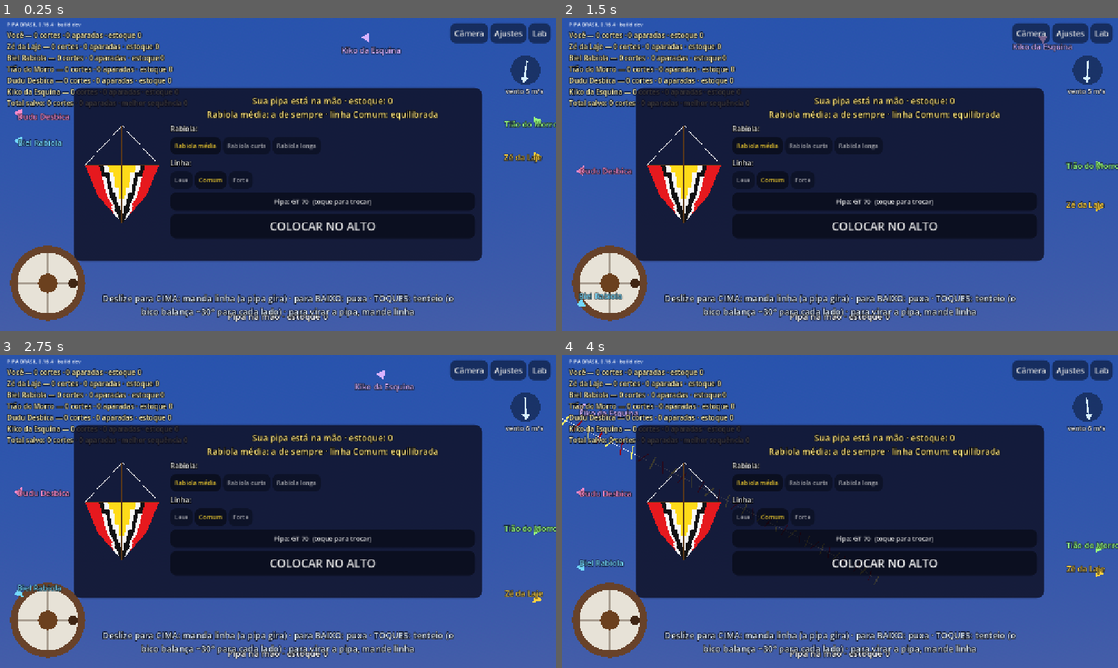
Above: before the commit, frames 1-4 (two rows, left to right).
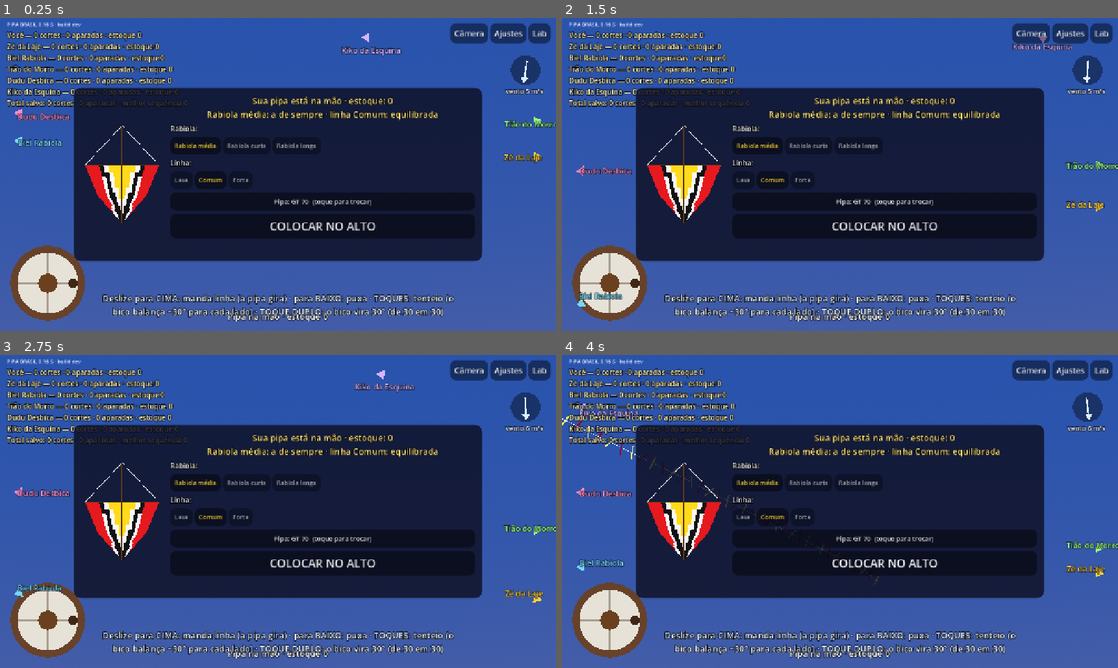
Above: after the commit, the same moments.

Repository: lucaskaeller201-ui/Pipa-Brasil
Game: Godot game, scene res://scenes/main/main.tscn
The game is run twice, just before and just after one commit, with the same random seed, the same clock (stepped at 60 frames per second) and the same inputs.
Inputs (mouse positions are in pixels of both pictures, inside the frame that each line leads up to):
- Up to frame 1 (0.25 s): no input
- Up to frame 2 (1.5 s): tap Enter at 0.5 s; move the mouse to (962, 158) at 0.52 s; hold Right 0.53-1.25 s; tap Z at 0.6 s; click (962, 158) at 0.67 s; tap Space at 0.77 s; drag from (728, 190) to (812, 237) at 1.27 s
- Up to frame 3 (2.75 s): move the mouse to (333, 442) at 2.02 s; hold Right from 2.03 s (still down); tap Q at 2.1 s
- Up to frame 4 (4 s): release Right at 2.75 s; drag from (812, 574) to (673, 464) at 2.77 s; move the mouse to (1006, 558) at 3.52 s; hold A from 3.53 s (still down); tap Z at 3.6 s; tap Space at 3.77 s

The runs differ from the first frame. In frame 1, 1.2% of the frame differs, in the area x 9-80%, y 1-96%; in frame 2, 1.2%; in frame 3, 1.2%; in frame 4, 1.2%.

Commit message:
0.16.5: toque duplo vira o bico de 30 em 30 (D-050)
Co-Authored-By: Claude Opus 5.5 <noreply@anthropic.com>
Claude-Session: https://claude.ai/code/session_01VcBVPpGPHbKMkWY2F5CwiY

Diff:
--- a/game/match/livre.gd
+++ b/game/match/livre.gd
@@ -60,12 +60,15 @@
 var _embalo := 0.0              # m/s de linha ainda saindo pelo embalo da carretilha
 var _toque_ate := -1.0          # até quando a mão recolhe a folga do desbico
 var _ultimo_lado := 1.0         # lado do último tenteio
-var _pendente := -1.0           # instante de um toque esperando para ver se vira duplo
+var _ultimo_toque := -99.0      # instante do último toque (s)
+var _ultimo_duplo := false      # o último toque fechou um toque duplo
 var _sentido := -1.0            # sentido do giro do último tenteio (+1/-1)
-## Tenteio (D-049): cada toque balança o bico ~30° para um lado e o próximo
-## para o outro, em volta da direção em que a pipa estava. Tocar rápido não
-## faz a pipa rodar. Rodar / virar a pipa para outra direção: mandar linha.
-const TOQUE_DUPLO_S := 0.22     ## s entre os dois toques do toque duplo
+## Tenteio (D-049, D-050): cada toque balança o bico ~30° para um lado e o
+## próximo para o outro, em volta da direção em que a pipa estava (tocar não
+## faz rodar). Toque DUPLO (dois toques bem juntos): a direção anda 30° para
+## o lado do toque — de 30 em 30 o bico vai para o lado, para baixo, ou dá a
+## volta (12 duplos = 360°).
+const TOQUE_DUPLO_S := 0.2      ## s entre os dois toques do toque duplo
 @export var graus_por_toque := 30.0
 
 # interface
@@ -314,16 +317,24 @@
 
 ## Tenteio pelo toque (D-041).
 func _tentear() -> void:
-	# cada toque: o bico vai ~30° para o outro lado (na hora, sem esperar)
-	_sentido = -_sentido
-	_desbicar(_sentido, _sentido, 1.0)
+	var agora := Time.get_ticks_msec() / 1000.0
+	if agora - _ultimo_toque < TOQUE_DUPLO_S and not _ultimo_duplo:
+		# 2º toque do duplo: mesmo lado, e a direção anda 30° (D-050)
+		_ultimo_duplo = true
+		_desbicar(_sentido, _sentido, 1.0, graus_por_toque)
+	else:
+		# toque simples: o bico vai ~30° para o outro lado (na hora)
+		_ultimo_duplo = false
+		_sentido = -_sentido
+		_desbicar(_sentido, _sentido, 1.0)
+	_ultimo_toque = agora
 
 
 func _ver_toque_pendente() -> void:
 	pass
 
 
-func _desbicar(lado: float, sentido := 0.0, escala := 1.0) -> void:
+func _desbicar(lado: float, sentido := 0.0, escala := 1.0, anda := 0.0) -> void:
 	var eu := modo.you()
 	if _automatico or eu == null or eu.cut or eu.pilot == null:
 		return
@@ -333,6 +344,7 @@
 	eu.input.kick_side = lado
 	eu.input.kick_spin = sentido
 	eu.input.kick_scale = escala
+	eu.input.kick_base_shift = anda
 	eu.pilot.trigger(Pilot.Impulse.DESBICAR_LADO, modo.world.time)
 	_embalo = 0.0
 
@@ -494,7 +506,7 @@
 	_banner.add_theme_constant_override("outline_size", 12)
 	_banner.visible = false
 	_dica = _rotulo(raiz, 20, Color(0.9, 0.95, 1.0), HORIZONTAL_ALIGNMENT_CENTER)
-	_dica.text = "Deslize para CIMA: manda linha (a pipa gira) · para BAIXO: puxa · TOQUES: tenteio (o bico balança ~30° para cada lado) · para virar a pipa, mande linha"
+	_dica.text = "Deslize para CIMA: manda linha (a pipa gira) · para BAIXO: puxa · TOQUES: tenteio (o bico balança ~30° para cada lado) · TOQUE DUPLO: o bico vira 30° (de 30 em 30)"
 	_dica.set_anchors_preset(Control.PRESET_CENTER_BOTTOM)
 	_dica.offset_left = -420.0
 	_dica.offset_right = 420.0
--- a/game/modes/free_mode.gd
+++ b/game/modes/free_mode.gd
@@ -122,6 +122,7 @@
 				f.input.kick_side = lado
 				f.input.kick_spin = 0.0
 				f.input.kick_scale = 1.0
+				f.input.kick_base_shift = 0.0
 				f.pilot.trigger(Pilot.Impulse.DESBICAR_LADO, t)
 			# Fujão: com a linha laçada (dá para ver), descarrega para escapar.
 			if p["profile"] == "fujao" and _lacado(f):
--- a/project.godot
+++ b/project.godot
@@ -7,7 +7,7 @@
 
 config/name="PIPA BRASIL"
 config/description="Simulador brasileiro de pipas em 3D"
-config/version="0.16.4"
+config/version="0.16.5"
 run/main_scene="res://scenes/main/main.tscn"
 config/features=PackedStringArray("4.7", "Mobile")
 config/icon="res://icon.svg"
--- a/sim/core/flyer.gd
+++ b/sim/core/flyer.gd
@@ -122,6 +122,7 @@
 		if input.kick_spin != 0.0:
 			k.kick_sign = signf(input.kick_spin)   # volta: continua no mesmo sentido (D-039)
 		k.kick_scale = input.kick_scale
+		k.kick_base_shift = input.kick_base_shift
 	# Memória da pressão: para a largada (puxa, e solta de uma vez no relô).
 	tension_memo = maxf(tension, tension_memo - 6.0 * h)
 	tenteio_age = 0.0 if k.spin_mode == KiteBody.SpinMode.SPIN_KICK else tenteio_age + h
--- a/sim/kite/kite_body.gd
+++ b/sim/kite/kite_body.gd
@@ -47,6 +47,7 @@
 const MURCHA_MAX_DEG := 20.0    ## tenteio: um lado da pipa "murcha" (inclina)
 var _tenteio_ativo := false ## o bico está seguindo o ângulo-alvo do tenteio
 var _tenteio_base := 0.0    ## direção do bico quando o tenteio começou (rad)
+var kick_base_shift := 0.0  ## graus que a direção anda neste toque (toque duplo)
 var _kick_prev := false
 const KICK_HOLD := 1.5 ## s: depois do último toque o bico fica onde parou
 var _spin_controlado := false
@@ -277,6 +278,9 @@
 					# manda linha (ela gira) e tenteia na direção nova.
 					if not _tenteio_ativo:
 						_tenteio_base = _nose_ang(nn)
+					# Toque duplo (D-050): a direção anda 30° junto, de 30 em 30
+					# dá para pôr o bico para o lado, para baixo, dar a volta.
+					_tenteio_base = wrapf(_tenteio_base - kick_sign * deg_to_rad(kick_base_shift), -PI, PI)
 					_hold_ang = wrapf(_tenteio_base - kick_sign * kick_scale * deg_to_rad(d.spin_kick_rate_deg), -PI, PI)
 					_tenteio_ativo = true
 			SpinMode.SPIN_LOCK:
--- a/sim/pilot/pilot_input.gd
+++ b/sim/pilot/pilot_input.gd
@@ -21,6 +21,9 @@
 var kick_spin := 0.0
 ## Tamanho do pulo do tenteio (1 = normal).
 var kick_scale := 1.0
+## Toque duplo (D-050): quantos graus a direção do tenteio anda junto, no
+## sentido do toque (0 = só balança em volta da direção).
+var kick_base_shift := 0.0
 
 
 func clear() -> void:
--- a/tests/scenarios/test_pipa_rio.gd
+++ b/tests/scenarios/test_pipa_rio.gd
@@ -281,3 +281,27 @@
 	if puxar_antes:
 		assert_eq(f.lunges, 1, "deu uma largada")
 	return dp.dot(dir0)
+
+
+## D-050: cada toque duplo anda 30° a direção do bico; 12 duplos = uma volta.
+## Entre os duplos o bico pode balançar, mas a direção vai andando.
+func test_toques_duplos_viram_o_bico_de_30_em_30() -> void:
+	var w := _voo()
+	var f: Flyer = w.flyers[0]
+	var giro := 0.0
+	var antes := f.nose_angle_deg()
+	for k in 12:
+		for toque in 2:
+			f.input.kick_spin = 1.0
+			f.input.kick_base_shift = 0.0 if toque == 0 else 30.0
+			f.pilot.trigger(Pilot.Impulse.DESBICAR_LADO, w.time)
+			for i in roundi((0.12 if toque == 0 else 0.3) / DT):
+				w.step(DT)
+				var agora := f.nose_angle_deg()
+				giro += wrapf(agora - antes, -180.0, 180.0)
+				antes = agora
+	f.input.kick_spin = 0.0
+	f.input.kick_base_shift = 0.0
+	print("      [toques duplos] 12 duplos: o bico virou %.0f°" % giro)
+	assert_true(absf(giro) > 330.0 and absf(giro) < 420.0, "de 30 em 30, 12 duplos = uma volta (%.0f°)" % giro)
+	assert_true(w.is_finite_state())
Not shown, changed: export_presets.cfg
Not shown, changed: docs/changelog.md
Not shown, changed: docs/decisoes.md
Not shown, changed: docs/progresso.md
